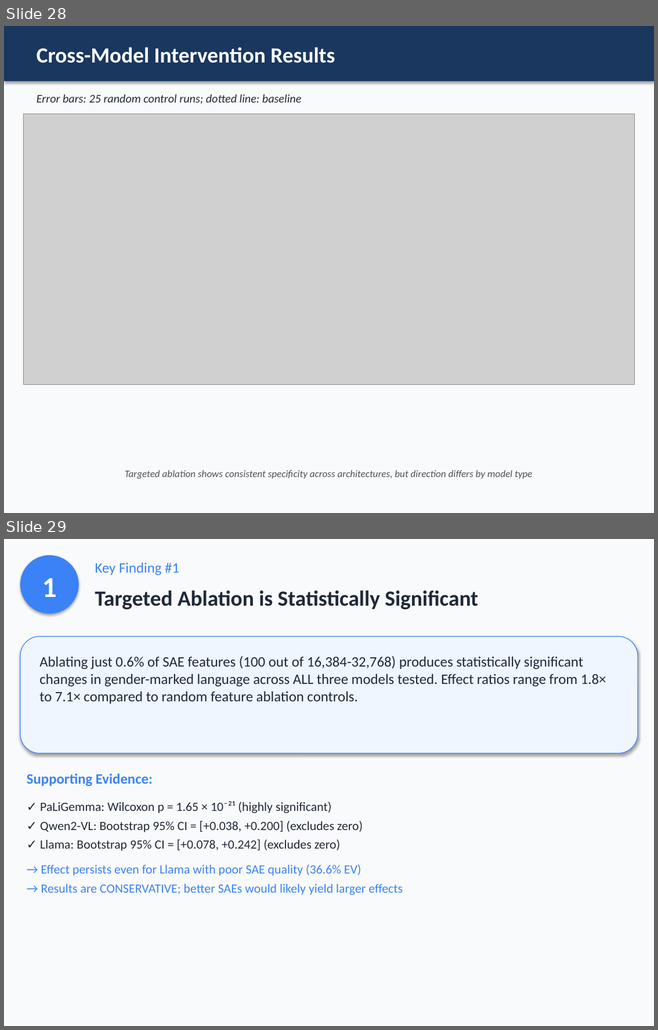
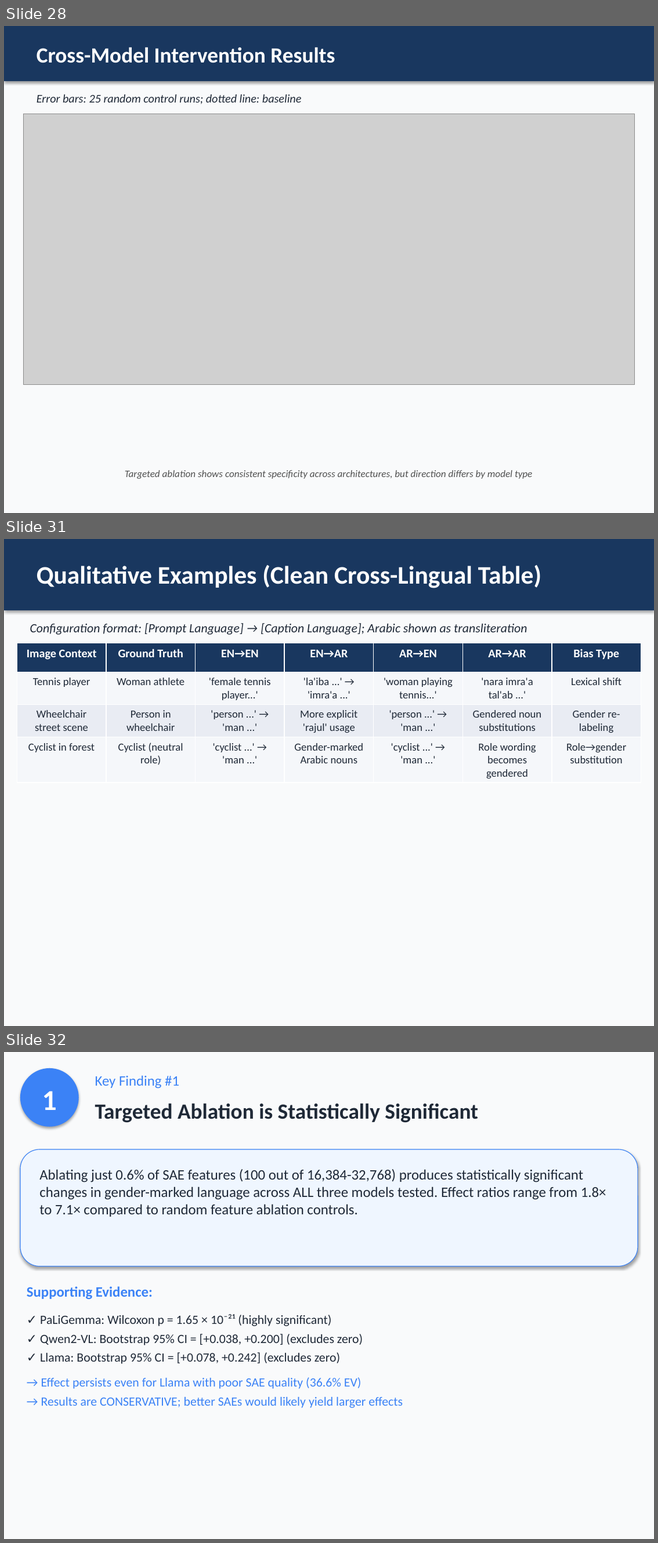
Before and after one commit to nour-mubarak/mechanistic_intrep, a slide deck: sae_captioning_project/presentation/SAE_Gender_Bias_Supervisor_Presentation.pptx. Shown one above the other, each under a label of ours: slides 28 and 29 before the commit, slides 28, 31 and 32 after it; the slides between them are not shown. The pictures are 658x1030 and 658x1543 pixels, drawn with LibreOffice and Linux fonts; fonts in the diff are those of the drawing; grey boxes stand for pictures. Boxes give left, top, right and bottom in pixels: in the first picture for what was removed or moved away, otherwise in the second. Text is boxed around its words. In the diff, an @@ line names an element or a change of style, - is before the commit and + after.

Commit message:
Update subproject commit references to indicate dirty state; enhance qualitative examples in presentation and LaTeX files for clarity in cross-lingual analysis

```diff
--- a/sae_captioning_project/presentation/SAE_Gender_Bias_Supervisor_Presentation.pptx
+++ b/sae_captioning_project/presentation/SAE_Gender_Bias_Supervisor_Presentation.pptx
@@ slide 31 added at <box>4,539,654,1026</box>, background #F9FAFB @@
@@ rectangle added at <box>4,539,654,610</box>, fill #19375F @@
@@ text added at <box>36,565,541,588</box>, 28 pt, text #FFFFFF, bold @@
+Qualitative Examples (Clean Cross-Lingual Table)
@@ text added at <box>30,623,527,635</box>, 14 pt, text #1F2937, italic @@
+Configuration format: [Prompt Language] → [Caption Language]; Arabic shown as transliteration
@@ table added at <box>17,643,640,781</box>, 4 rows, 7 columns @@
+Image Context | Ground Truth | EN→EN | EN→AR | AR→EN | AR→AR | Bias Type
+Tennis player | Woman athlete | 'female tennis player...' | 'la'iba ...' → 'imra'a ...' | 'woman playing tennis...' | 'nara imra'a tal'ab ...' | Lexical shift
+Wheelchair street scene | Person in wheelchair | 'person ...' → 'man ...' | More explicit 'rajul' usage | 'person ...' → 'man ...' | Gendered noun substitutions | Gender re-labeling
+Cyclist in forest | Cyclist (neutral role) | 'cyclist ...' → 'man ...' | Gender-marked Arabic nouns | 'cyclist ...' → 'man ...' | Role wording becomes gendered | Role→gender substitution
@@ what was slide 29 is now slide 32 @@
```
Also in this commit, not shown: 2 other slides added, 4 other files.
